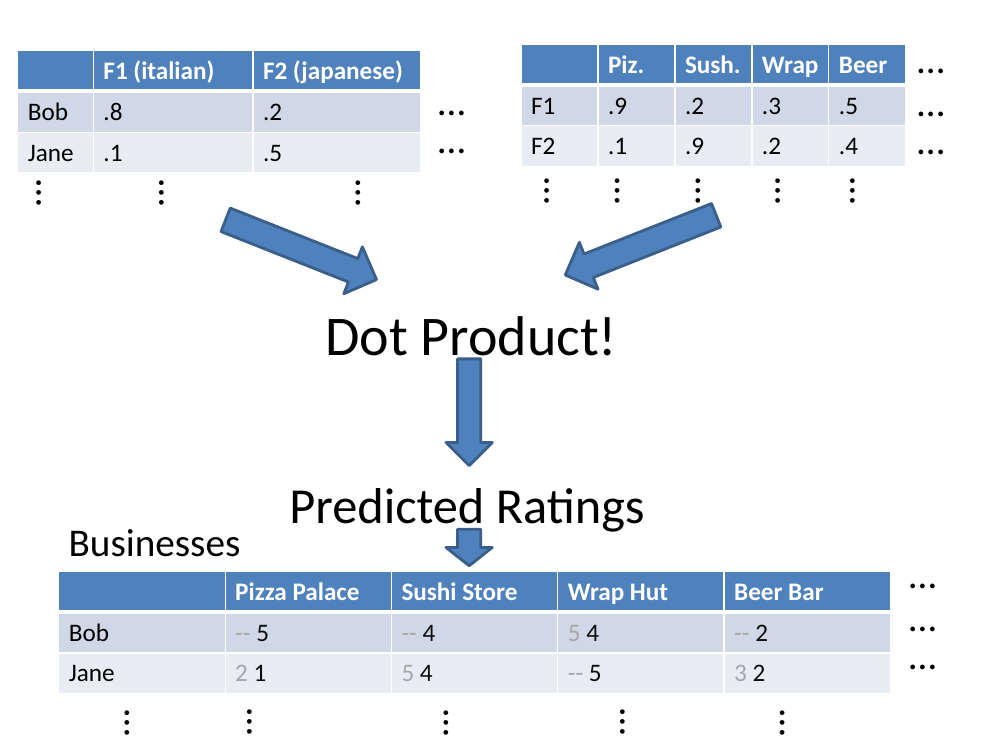
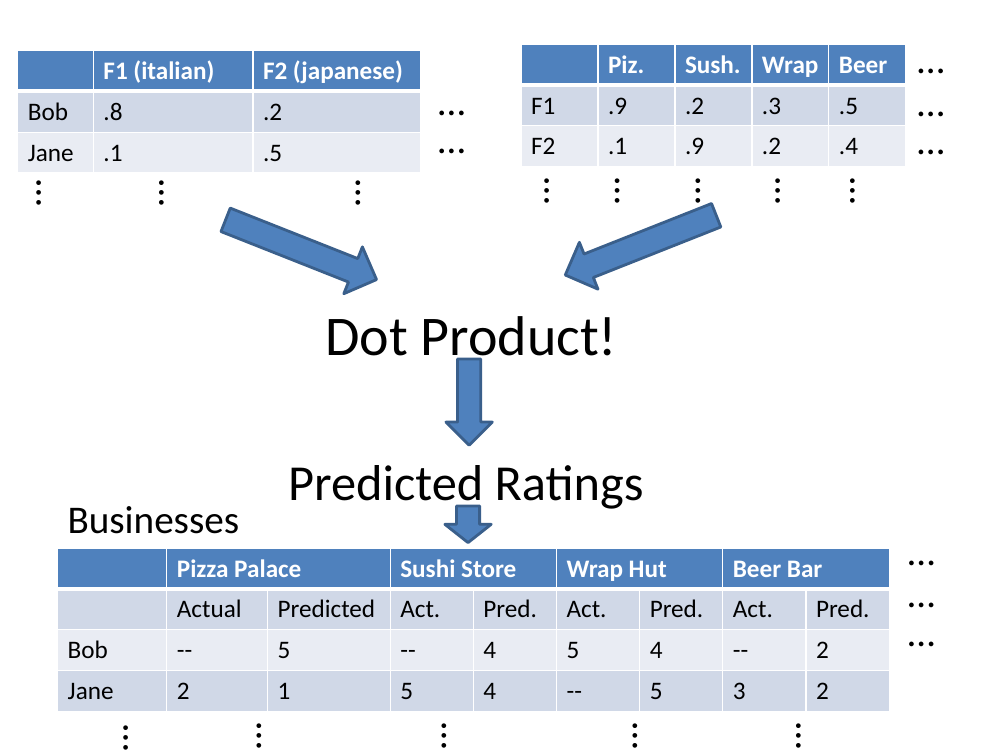
Before and after one commit to zouf/AllSortz, a slide deck: slide 4 of docs/slides.pptx. Drawn at 1008x756 pixels with LibreOffice and Linux fonts; fonts in the diff are those of the drawing. Boxes give left, top, right and bottom in pixels: in the first picture for what was removed or moved away, otherwise in the second. Text is boxed around its words. In the diff, an @@ line names an element or a change of style, - is before the commit and + after.

Commit message:
added slides`

```diff
--- a/docs/slides.pptx
+++ b/docs/slides.pptx
@@ down arrow: place and size @@
-down arrow at bbox=[446, 359, 492, 466]
+down arrow at bbox=[446, 359, 492, 446]
@@ table at bbox=[57, 548, 886, 712] @@
- | Pizza Palace | Sushi Store | Wrap Hut | Beer Bar
-Bob | -- 5 | -- 4 | 5 4 | -- 2
-Jane | 2 1 | 5 4 | -- 5 | 3 2
+ | Pizza Palace |  | Sushi Store |  | Wrap Hut |  | Beer Bar | 
+ | Actual | Predicted | Act. | Pred. | Act. | Pred. | Act. | Pred.
+Bob | -- | 5 | -- | 4 | 5 | 4 | -- | 2
+Jane | 2 | 1 | 5 | 4 | -- | 5 | 3 | 2
@@ table: place and size @@
-table at bbox=[58, 572, 890, 695]
+table at bbox=[57, 548, 886, 712]
@@ 5 texts, 1 down arrow: place and size @@
-5 texts, 1 down arrow at bbox=[69, 488, 947, 682]
+5 texts, 1 down arrow at bbox=[68, 465, 946, 659]
@@ text "…": place and size @@
-text "…" at bbox=[101, 700, 168, 737]
+text "…" at bbox=[100, 714, 167, 751]
@@ text "…": place and size @@
-text "…" at bbox=[224, 699, 291, 736]
+text "…" at bbox=[233, 713, 300, 750]
@@ text "…": place and size @@
-text "…" at bbox=[420, 700, 488, 737]
+text "…" at bbox=[418, 713, 486, 750]
@@ text "…": place and size @@
-text "…" at bbox=[597, 699, 664, 736]
+text "…" at bbox=[609, 713, 676, 750]
@@ text "…": place and size @@
-text "…" at bbox=[756, 700, 824, 737]
+text "…" at bbox=[773, 713, 841, 750]
```
Also in this commit, not shown: 4 other slides changed, 10 slides added.
